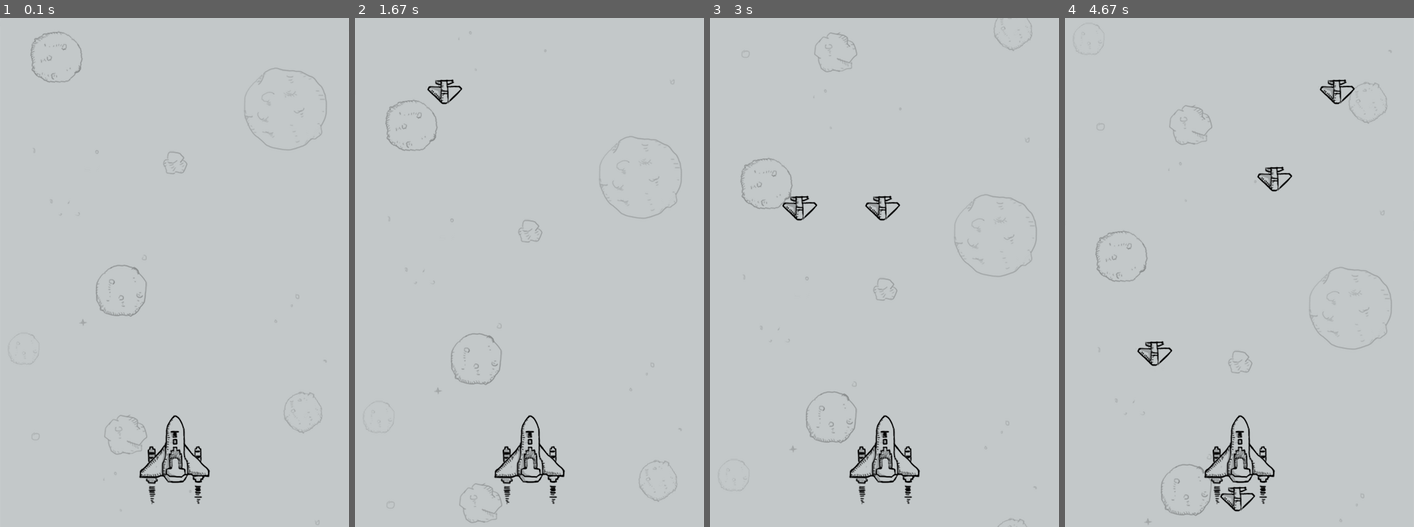
Above: before the commit, frames 1-4 (left to right).
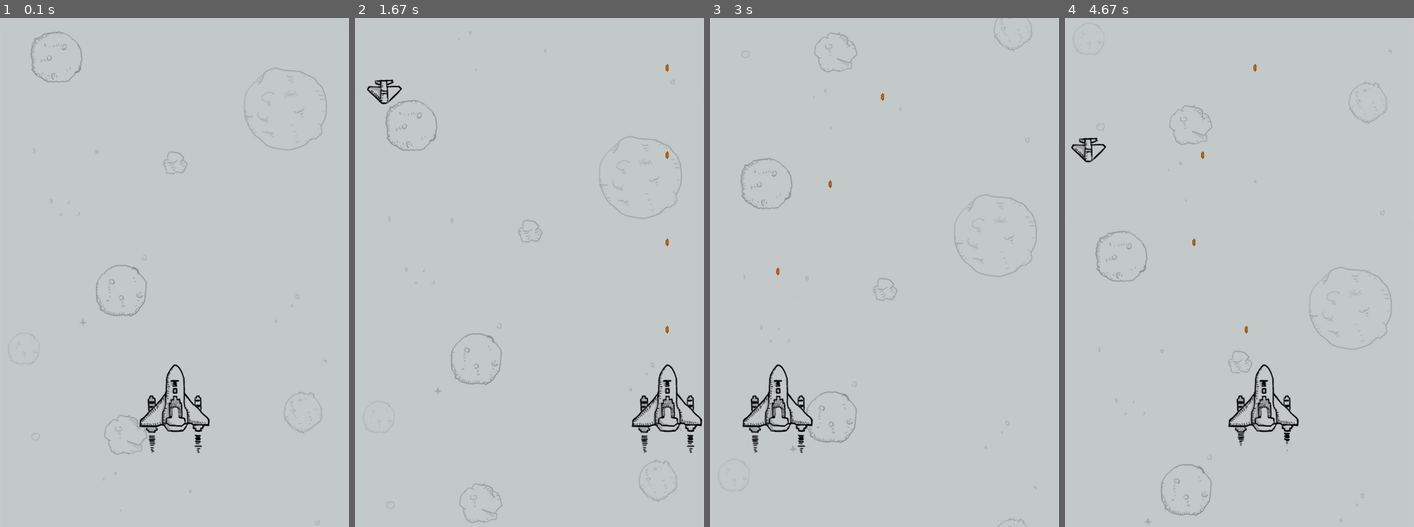
Above: after the commit, the same moments.

Repository: heiheiyuan/PlaneGame
Game: pygame game, started from plane_main.py
The game is run twice, just before and just after one commit, with the same random seed, the same clock (stepped at 60 frames per second) and the same inputs.
Inputs:
- Up to frame 1 (0.1 s): no input
- Up to frame 2 (1.67 s): hold B 0.33-0.8 s; hold Right 0.33-0.8 s; hold Right 0.83-1.3 s; hold Right from 1.33 s (still down)
- Up to frame 3 (3 s): release Right at 1.8 s; hold Left 1.83-2.37 s; hold Left 2.4-2.8 s; tap B at 2.83 s
- Up to frame 4 (4.67 s): hold Right 3.17-3.8 s; tap B at 3.32 s; hold Left 3.83-4.3 s; hold Right from 4.33 s (still down)

The runs differ from the first frame. In frame 1, 1.8% of the frame differs, in the area x 39-61%, y 68-96%; in frame 2, 2.3%; in frame 3, 2.3%; in frame 4, 2.9%, in the area x 1-84%, y 9-97%.

Commit message:
基本完成项目

Diff:
--- a/plane_main.py
+++ b/plane_main.py
@@ -1,4 +1,15 @@
+#! /Library/Frameworks/Python.framework/Versions/3.6/bin/python3
+# _*_ coding:utf-8 _*_
+#
+# @Version : 1.0
+# @Time    : 2018/7/23 09:28
+# @Author  : HYY
+# @File    : plane_main.py
+#
+
+
 from plane_sprites import *
+
 pygame.init()
 
 # 刷新频率
@@ -7,8 +18,14 @@
 # 定义敌机出场事件
 CREATE_ENEMY_EVENT = pygame.USEREVENT
 
+# 定义子弹时间
+HERO_FIRE_EVENT = pygame.USEREVENT + 1
+
 # 定义敌机出场间隔时长
 PER_ENEMY_TIME = 1000
+
+# 子弹发射间隔时长
+PER_BULLET_TIME = 200
 
 
 class PlaneGame(object):
@@ -26,8 +43,8 @@
         self.clock = pygame.time.Clock()
         # 调用私有方法，创建精灵和精灵组
         self.__create_sprites()
-        # 设置定时器事件
-        pygame.time.set_timer(CREATE_ENEMY_EVENT, PER_ENEMY_TIME)
+        # 调动定时任务
+        PlaneGame.__create_user_event()
 
     def start_game(self):
         """
@@ -49,7 +66,6 @@
             # 刷新界面
             pygame.display.update()
 
-
     @staticmethod
     def __game_over():
         """
@@ -62,6 +78,17 @@
 
         exit()
 
+    @staticmethod
+    def __create_user_event():
+        """
+        定时任务
+        """
+        # 设置敌机出现定时任务
+        pygame.time.set_timer(CREATE_ENEMY_EVENT, PER_ENEMY_TIME)
+
+        # 设置子弹发射定时任务
+        pygame.time.set_timer(HERO_FIRE_EVENT, PER_BULLET_TIME)
+
     def __create_sprites(self):
         """
         创建游戏精灵和精灵组
@@ -73,12 +100,11 @@
 
         # 敌机组
         self.enemy_group = pygame.sprite.Group()
+        self.destroy_enemy_group = pygame.sprite.Group()
 
         # 英雄组
-        hero_rect = pygame.image.load("./images/me1.png").get_rect()
-        hero = GameSprite("./images/me1.png", [(SCREEN_SIZE.width - hero_rect.width) / 2,
-                                               SCREEN_SIZE.height - hero_rect.height - 30], [0, 0])
-        self.hero_group = pygame.sprite.Group(hero)
+        self.hero = Hero()
+        self.hero_group = pygame.sprite.Group(self.hero)
 
     def __event_handler(self):
         """
@@ -90,21 +116,51 @@
                 PlaneGame.__game_over()
             elif event.type == CREATE_ENEMY_EVENT:
                 self.enemy_group.add(Enemy())
+            elif event.type == HERO_FIRE_EVENT:
+                self.hero.fire()
+            # 按下 b 英雄自爆
+            elif event.type == pygame.KEYDOWN and event.key == pygame.K_b:
+                # 集体自爆
+                for enemy in self.enemy_group.sprites():
+                    enemy.destroied()
+
+        if self.hero.can_destroied:
+            PlaneGame.__game_over()
+
+        # 通过pygame.key 获取用户按键
+        keys_pressed = pygame.key.get_pressed()
+
+        direct = keys_pressed[pygame.K_RIGHT] - keys_pressed[pygame.K_LEFT]
+
+        self.hero.speed = [direct * 6, 0]
 
     def __check_collide(self):
         """
         碰撞检测
         """
-        pass
+        # 子弹撞毁敌机
+        enemies = pygame.sprite.groupcollide(self.enemy_group, self.hero.bullet_group, False, True).keys()
+
+        for enemy in enemies:
+            enemy.life -= 1
+
+            if enemy.life <= 0:
+                enemy.add(self.destroy_enemy_group)
+                enemy.remove(self.enemy_group)
+                enemy.destroied()
+
+        # 敌机撞毁英雄
+        for hero in pygame.sprite.spritecollide(self.hero, self.enemy_group, True):
+            self.hero.destroied()
 
     def __update_sprites(self):
         """
         更新精灵组
         """
-        for group in [self.bg_group, self.enemy_group, self.hero_group]:
+        for group in [self.bg_group, self.enemy_group, self.hero_group, self.hero.bullet_group,
+                      self.destroy_enemy_group]:
             group.update()
             group.draw(self.screen)
-        pass
 
 
 if __name__ == '__main__':
--- a/plane_sprites.py
+++ b/plane_sprites.py
@@ -34,6 +34,15 @@
     def update(self):
         self.rect = self.rect.move(self.speed)
 
+    @staticmethod
+    def image_names(prefix, count):
+        images = []
+
+        for i in range(1, count + 1):
+            images.append("./images/" + prefix + str(i) + ".png")
+
+        return images
+
 
 class BackGround(GameSprite):
     """
@@ -41,25 +50,163 @@
     """
 
     def __init__(self, is_out=False):
+        super().__init__("./images/background.png")
         if is_out:
-            super().__init__("./images/background.png", [0, -SCREEN_SIZE.height])
-        else:
-            super().__init__("./images/background.png")
+            self.rect.bottom = 0
 
     def update(self):
         # 调用父类update
         super().update()
         if self.rect.y >= SCREEN_SIZE.height:
-            self.rect.y = -self.rect.height
-
-
-class Enemy(GameSprite):
+            self.rect.bottom = 0
+
+
+class PlaneSprite(GameSprite):
+    """
+    飞机精灵：包括英雄和敌机
+    """
+    def __init__(self, image_names, destroy_names, life, speed=None, change_rate=0.05):
+        image_name = image_names[0]
+        super().__init__(image_name, speed=speed)
+
+        # 生命值
+        self.life = life
+
+        # 正常图像列表
+        self.__life_names = []
+        for file in image_names:
+            image = pygame.image.load(file)
+            self.__life_names.append(image)
+
+        # 被摧毁图像列表
+        self.__destroy_names = []
+        for file in destroy_names:
+            image = pygame.image.load(file)
+            self.__destroy_names.append(image)
+
+        # 默认播放生存图片
+        self.images = self.__life_names
+
+        # 显示图像索引
+        self.show_image_index = 0
+
+        # 图像是否可以被删除
+        self.can_destroied = False
+
+        # 是否循环播放
+        self.is_loop_show = True
+
+        # 动画切换频率系数
+        self.change_rate = change_rate
+
+    def update(self):
+        self.update_images()
+        super().update()
+
+    def update_images(self):
+        """
+        更新图像
+        """
+        pre_index = self.show_image_index
+        print("pre_index = %f" % pre_index)
+
+        self.show_image_index += self.change_rate
+        count = len(self.images)
+        print("count = %d" % count)
+
+        # 判断是否循环播放
+        if self.is_loop_show:
+            self.show_image_index %= len(self.images)
+        elif self.show_image_index > count - 1:
+            self.show_image_index = count - 1
+            self.can_destroied = True
+
+        current_index = int(self.show_image_index)
+        print("current_index = %d" % current_index)
+
+        if pre_index != current_index:
+            self.image = self.images[current_index]
+
+    def destroied(self):
+        """
+        飞机被摧毁
+        """
+        self.images = self.__destroy_names
+
+        self.show_image_index = 0
+
+        self.is_loop_show = False
+
+
+class Hero(PlaneSprite):
+
+    def __init__(self):
+        # 正常图片
+        image_names = GameSprite.image_names("me", 2)
+        # 摧毁图片
+        destroy_names = GameSprite.image_names("me_destroy_", 4)
+
+        super().__init__(image_names, destroy_names, 0, change_rate=0.15)
+
+        # 设置初始位置
+        self.rect.centerx = SCREEN_SIZE.centerx
+
+        self.rect.bottom = SCREEN_SIZE.bottom - 100
+
+        # 创建子弹组
+        self.bullet_group = pygame.sprite.Group()
+
+    def update(self):
+        """更新"""
+        self.update_images()
+
+        # 飞机水平移动
+        self.rect.x += self.speed[0]
+
+        # 飞机不可飞出屏幕控制
+        if self.rect.left < 0:
+            self.rect.left = 0
+        elif self.rect.right > SCREEN_SIZE.right:
+            self.rect.right = SCREEN_SIZE.right
+        pass
+
+    def fire(self):
+        """
+        发射子弹:一次可发射多发子弹
+        """
+        for i in range(0, 1):
+            bullet = Bullet()
+            # 设置初始子弹位置
+            bullet.rect.bottom = self.rect.top - i * 5
+
+            bullet.rect.centerx = self.rect.centerx
+
+            self.bullet_group.add(bullet)
+
+
+class Bullet(GameSprite):
+    """子弹对象"""
+    def __init__(self):
+        image_name = "./images/bullet1.png"
+        super().__init__(image_name, speed=[0, -10])
+
+    def update(self):
+        super().update()
+        if self.rect.bottom < 0:
+            self.kill()
+
+
+class Enemy(PlaneSprite):
     """
     敌机类
     """
 
     def __init__(self):
-        super().__init__("./images/enemy1.png")
+        image_names = ["./images/enemy1.png"]
+        destroy_names = GameSprite.image_names("enemy1_down", 4)
+
+        super().__init__(image_names, destroy_names, random.randint(1, 6), [0, random.randint(0, 3)], 0.35)
+
         self.rect.x = random.randint(0, SCREEN_SIZE.width - self.rect.width)
         self.speed = [0, random.randint(1, 6)]
 
@@ -69,5 +216,9 @@
         if self.rect.y >= SCREEN_SIZE.height:
             self.kill()
 
+        # 如果敌机已被摧毁
+        if self.can_destroied:
+            self.kill()
+
     def __del__(self):
-        print("敌机飞出屏幕 被杀掉了 坐标 %s" % self.rect)
+        print("敌机飞出屏幕被被移除了内存 坐标 %s" % self.rect)
--- a/pygame入门.py
+++ b/pygame入门.py
@@ -1,4 +1,5 @@
-import sys, pygame
+import pygame
+import sys
 
 # 初始化
 
Not shown, changed: README.md
